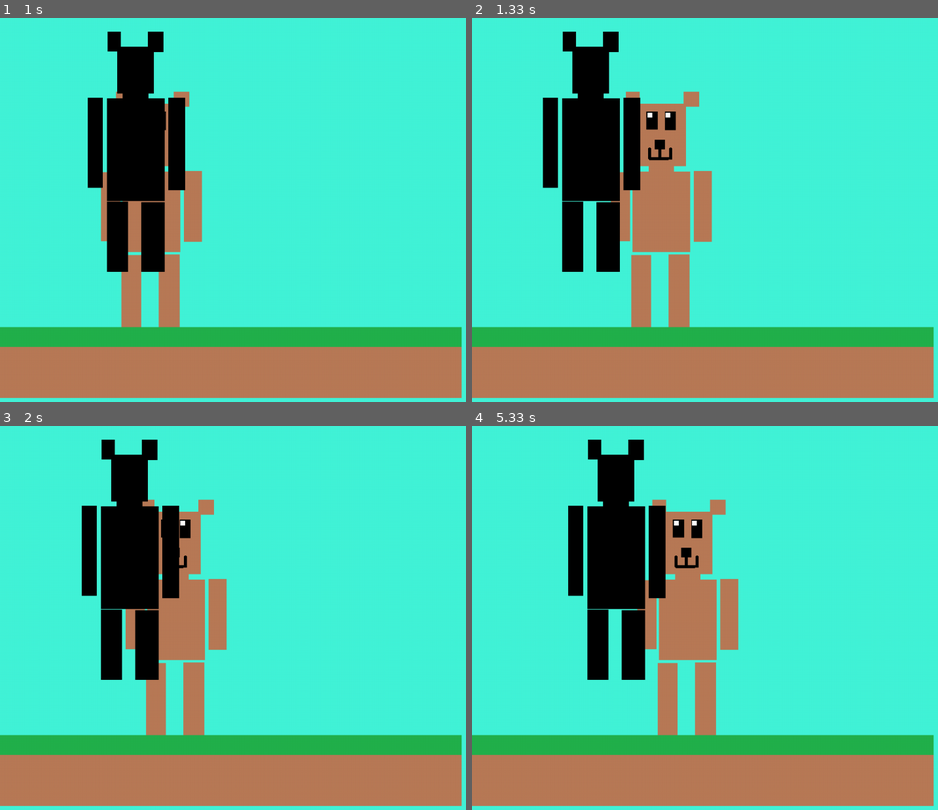
Above: before the commit, frames 1-4 (two rows, left to right).
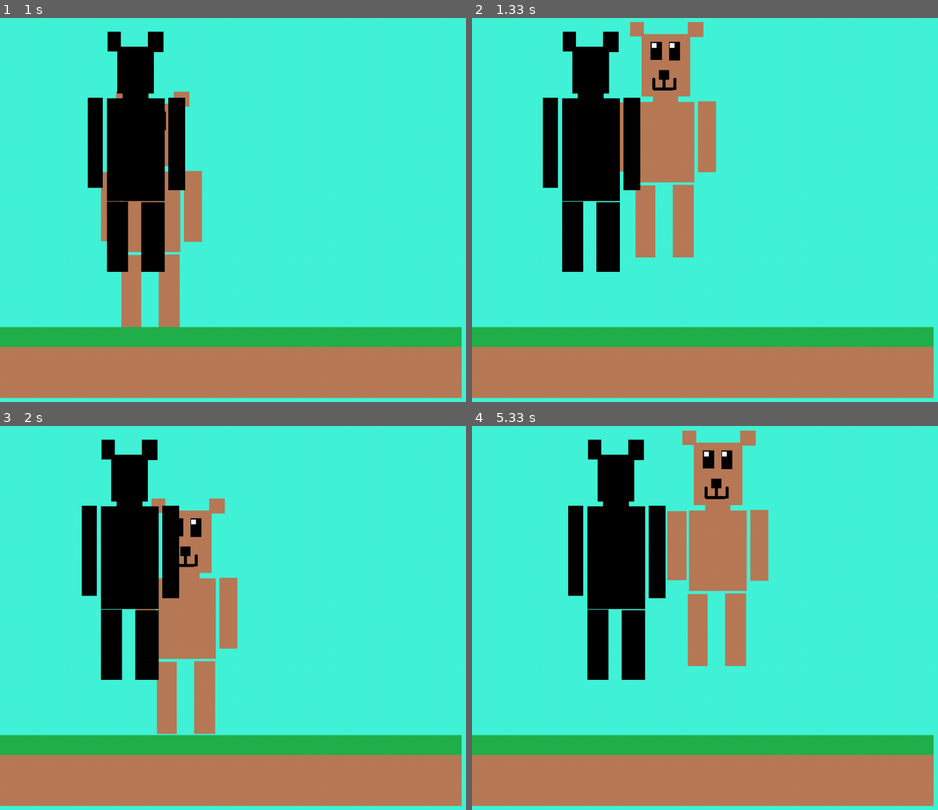
Above: after the commit, the same moments.

Repository: MakerBox-NZ/Pygame_Evan
Game: pygame game, started from Evan.work/EvanGame.py
The game is run twice, just before and just after one commit, with the same random seed, the same clock (stepped at 60 frames per second) and the same inputs.
Inputs:
- Up to frame 1 (1 s): hold Right 0.33-0.8 s; hold Up from 0.83 s (still down)
- Up to frame 2 (1.33 s): release Up at 1.13 s; hold Right from 1.17 s (still down)
- Up to frame 3 (2 s): release Right at 1.63 s; hold Left from 1.67 s (still down)
- Up to frame 4 (5.33 s): release Left at 2.2 s; hold Left 2.23-2.63 s; hold Up 2.67-3.03 s; hold Right 3.07-3.7 s; hold Left 3.73-4.2 s; hold Right 4.23-4.7 s; hold Up 4.73-5.03 s; hold Right from 5.07 s (still down)

Frame 1 is identical in both runs. In frame 2, 7.7% of the frame differs, in the area x 29-53%, y 1-81%; in frame 3, 4.0%; in frame 4, 9.2%, in the area x 35-64%, y 1-81%.

Commit message:
fixed the jumping

Diff:
--- a/Evan.work/EvanGame.py
+++ b/Evan.work/EvanGame.py
@@ -54,11 +54,10 @@
         self.momentumX += x
         self.momentumY += y
 
-        def update(self, enemy_list):
-
-            self.score = 0 #set score
-
     def update(self, enemy_list):
+
+        self.score = 0 #set score
+
         #updatespriteposition
         currentX = self.rect.x
         nextX = currentX + self.momentumX
@@ -75,6 +74,7 @@
 
             self.collide_delta +=6
             self.jump_delta += 6
+
 
         #collisions
         enemy_hit_list = pygame.sprite.spritecollide(self, enemy_list, False)
@@ -94,6 +94,9 @@
                 self.rect.y = currentY
                 self.momentumY = 0
                 self.collide_delta = 0 #stopjumping
+
+    def jump (self, platform_list):
+        self.jump_delta = 0
 
     def gravity(self):
         self.momentumY += 3.2 #how fast player fall
@@ -189,9 +192,9 @@
             if event.key == pygame.K_RIGHT:
                 print('right stop')
                 player.control(-movesteps, 0)
-                if event.key == pygame.K_UP:
-                    print('jump stop')
-                    player.jump(platform_list)
+            if event.key == pygame.K_UP:
+                print('jump stop')
+                player.jump(platform_list)
 
 
         if event.type == pygame.KEYDOWN:
